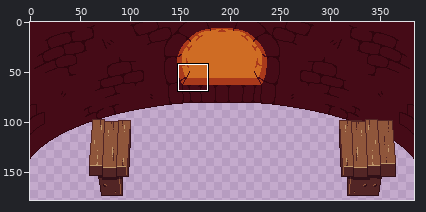
A pixel-art file gets an edit: assets_src/image/wall.aseprite. Above: a wide view before the commit, with the close-up outlined.
Close-up. As it was:
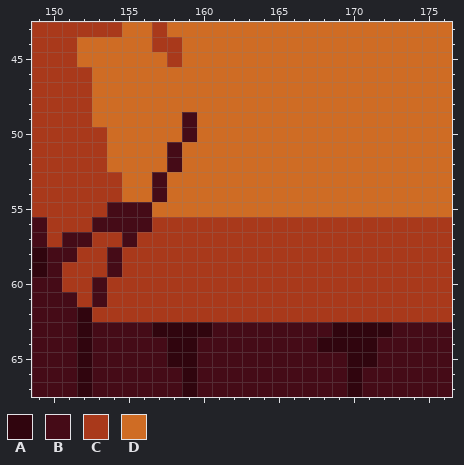
384x216 pixels, 1 frame. Shown: x 149..176, y 43..67. The wide view leaves out empty margins. The commit also changed other parts of the picture, which this record leaves out.
Visible layers, top first: "table", "wall".
Palette (. is transparent): A #30050e  B #450b17  C #a9391b  D #cf6c24
Pixels before, first column x 149:
43 CCCCCCDDCDDDDDDDDDDDDDDDDDDD
44 CCCDDDDDCCDDDDDDDDDDDDDDDDDD
45 CCCDDDDDDCDDDDDDDDDDDDDDDDDD
46 CCCCDDDDDDDDDDDDDDDDDDDDDDDD
47 CCCCDDDDDDDDDDDDDDDDDDDDDDDD
48 CCCCDDDDDDDDDDDDDDDDDDDDDDDD
49 CCCCDDDDDDBDDDDDDDDDDDDDDDDD
50 CCCCCDDDDDBDDDDDDDDDDDDDDDDD
51 CCCCCDDDDBDDDDDDDDDDDDDDDDDD
52 CCCCCDDDDBDDDDDDDDDDDDDDDDDD
53 CCCCCCDDBDDDDDDDDDDDDDDDDDDD
54 CCCCCCDDBDDDDDDDDDDDDDDDDDDD
55 CCCCCBBBDDDDDDDDDDDDDDDDDDDD
56 BCCCBBBBCCCCCCCCCCCCCCCCCCCC
57 BCBBCCBCCCCCCCCCCCCCCCCCCCCC
58 ABBCCBCCCCCCCCCCCCCCCCCCCCCC
59 ABCCCBCCCCCCCCCCCCCCCCCCCCCC
60 BBCCBCCCCCCCCCCCCCCCCCCCCCCC
61 BBBCBCCCCCCCCCCCCCCCCCCCCCCC
62 BBBACCCCCCCCCCCCCCCCCCCCCCCC
63 BBBABBBBAAAABBBBBBBBAAAABBBB
64 BBBABBBBBAABBBBBBBBAAAABBBBB
65 BBBABBBBBAABBBBBBBBBBAABBBBB
66 BBBABBBBBBABBBBBBBBBBABBBBBB
67 BBBABBBBBBABBBBBBBBBBABBBBBB
The result:
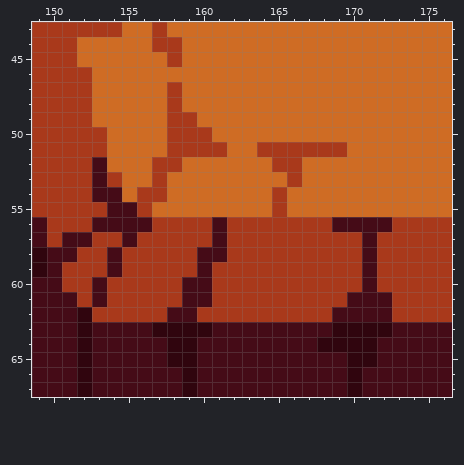
Edits made:
Changed rows in their new state; - is an unchanged pixel.
Layer "table":
first column x 153:
47 -----C--------------
48 -----C--------------
49 -----CC-------------
50 -----CCC------------
51 -----CCCC--CCCCCC---
52 B---CC------CC------
53 B---C--------C------
54 BB-CC-------C-------
55 ---C--------C-------
56 --------B-------BBBB
57 --------B---------B-
58 -------BB---------B-
59 -------B----------B-
60 ------BB----------B-
61 ------BB---------BBB
62 -----BB---------BBBB
Boxes around the changes in both close-ups, in picture pixels (x1, y1, x2, y2):
changed: (92, 82, 392, 322)
